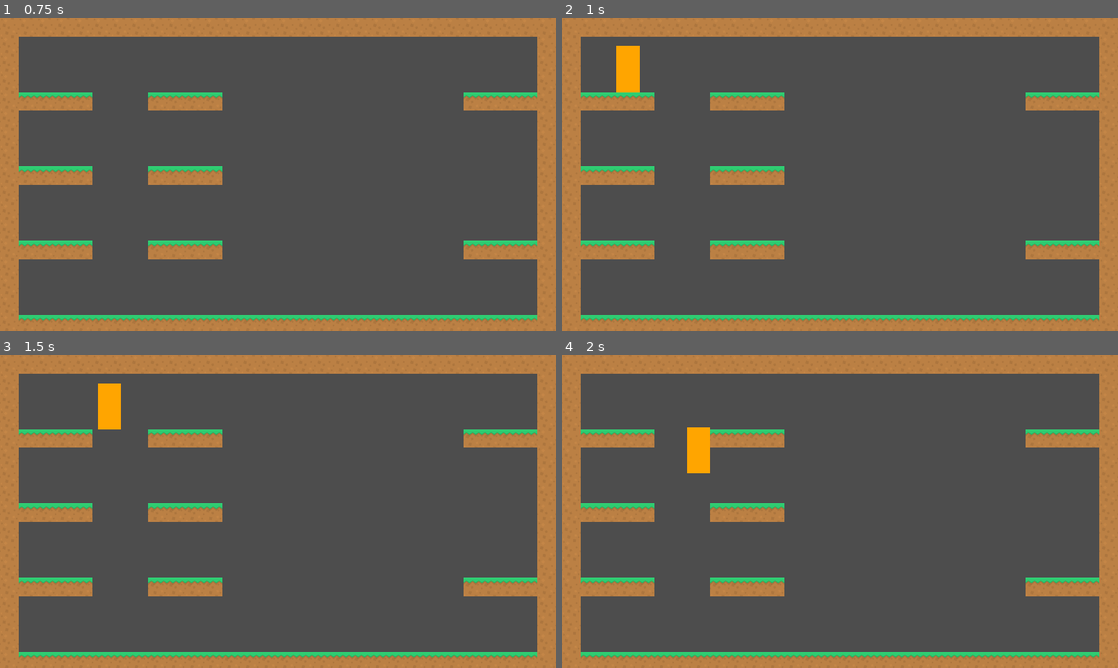
Above: before the commit, frames 1-4 (two rows, left to right).
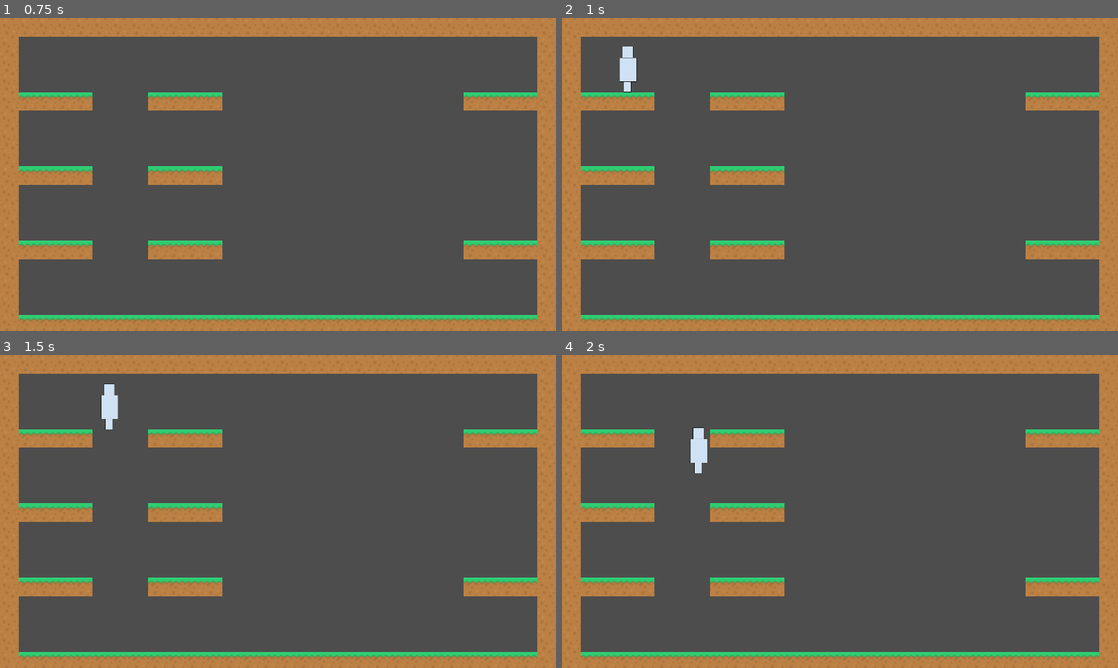
Above: after the commit, the same moments.

Repository: the-g-force/GGJ24
Game: Godot game, scene res://world/world.tscn
Two runs of this game, one before a commit and one after it. Both use one fixed random seed, a clock stepped at 60 frames per second and the inputs below.
Inputs:
- Up to frame 1 (0.75 s): tap Enter at 0.5 s; hold D from 0.53 s (still down); hold Z from 0.53 s (still down)
- Up to frame 2 (1 s): keep holding D; keep holding Z; tap Space at 0.77 s
- Up to frame 3 (1.5 s): keep holding D; release Z at 1.28 s; tap Z at 1.35 s
- Up to frame 4 (2 s): keep holding D; tap Space at 1.52 s

Frame 1 is identical in both runs. In frame 2, 0.6% of the frame differs, in the area x 9-14%, y 8-24%; in frame 3, 0.6%; in frame 4, 0.6%.

Commit message:
Add placeholder chipmunk image

Diff:
--- a/project/player/player.gd
+++ b/project/player/player.gd
@@ -98,9 +98,5 @@
 		_stored_nuts += 1
 
 
-func _draw()->void:
-	draw_rect(Rect2(-40, -160, 80, 160), Color.ORANGE)
-
-
 func hit()->void:
 	print("hit by nut")
--- a/project/player/player.tscn
+++ b/project/player/player.tscn
@@ -1,6 +1,7 @@
-[gd_scene load_steps=4 format=3 uid="uid://hhgrn0x4be0o"]
+[gd_scene load_steps=5 format=3 uid="uid://hhgrn0x4be0o"]
 
 [ext_resource type="Script" path="res://player/player.gd" id="1_fs2d3"]
+[ext_resource type="Texture2D" uid="uid://c5tovbtg31aly" path="res://player/chipmunk.png" id="2_xea5d"]
 
 [sub_resource type="RectangleShape2D" id="RectangleShape2D_yeyjv"]
 size = Vector2(80, 160)
@@ -30,3 +31,7 @@
 
 [node name="CollisionShape2D" type="CollisionShape2D" parent="NutPickupArea"]
 shape = SubResource("CircleShape2D_aodb6")
+
+[node name="Chipmunk" type="Sprite2D" parent="."]
+position = Vector2(0, -80)
+texture = ExtResource("2_xea5d")
Binary file added: project/player/chipmunk.png
Not shown, added: project/player/chipmunk.png.import
